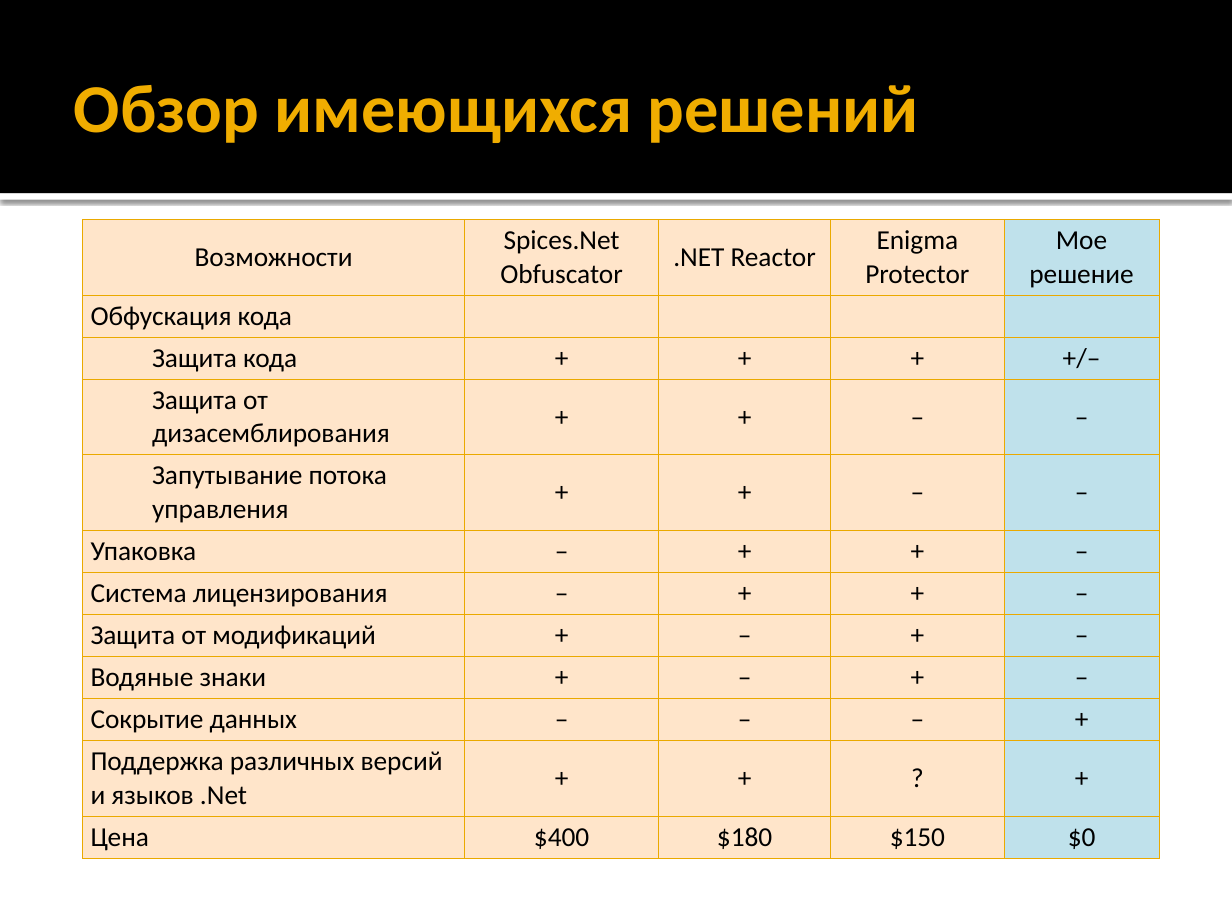
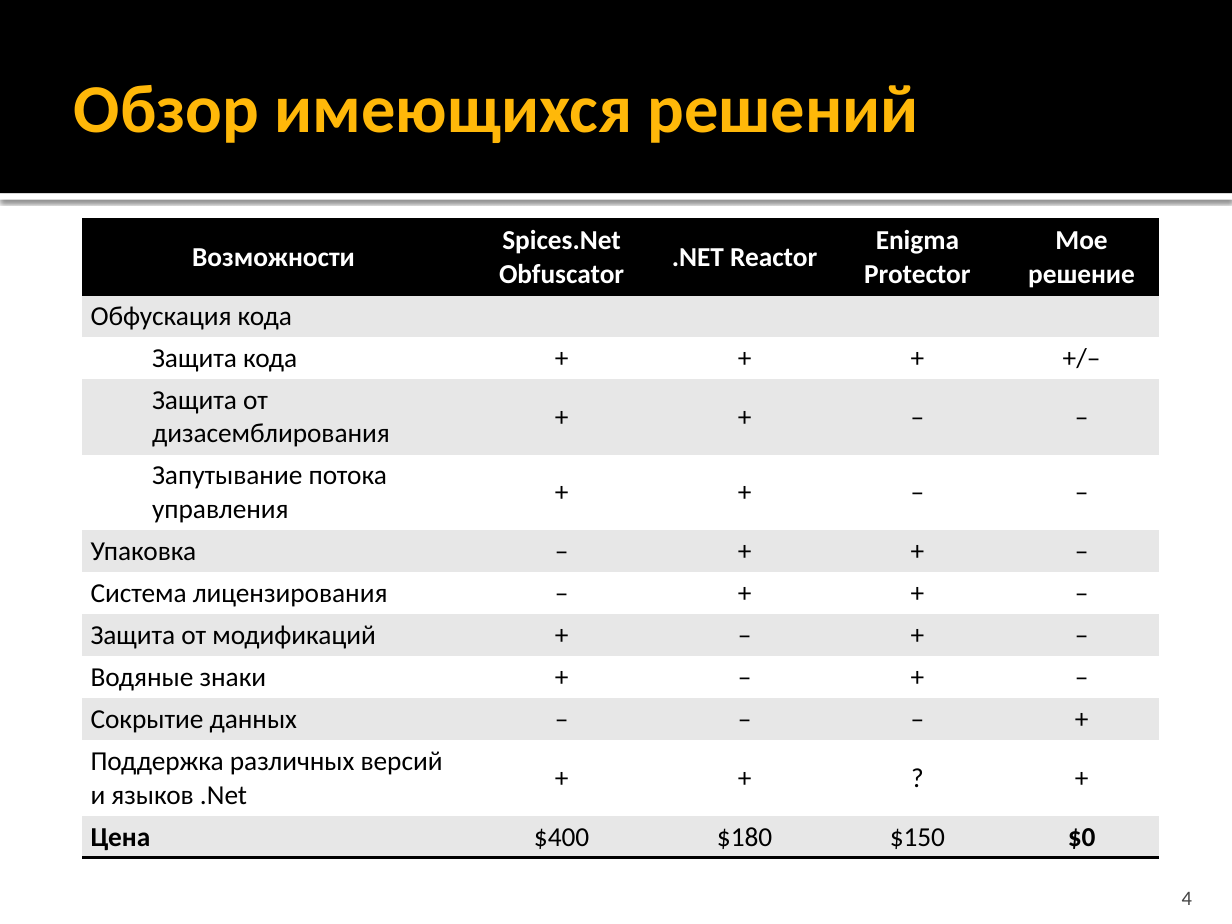
Before and after one commit to bestserg/MonoInjections, a slide deck: slide 4 of Presentation/Дипломный проект.pptx (slide 6 before the commit). Drawn at 1232x924 pixels with LibreOffice and Linux fonts; fonts in the diff are those of the drawing. Boxes give left, top, right and bottom in pixels: in the first picture for what was removed or moved away, otherwise in the second. Text is boxed around its words. In the diff, an @@ line names an element or a change of style, - is before the commit and + after.

```diff
--- a/Presentation/Дипломный проект.pptx
+++ b/Presentation/Дипломный проект.pptx
@@ title "Обзор имеющихся решений" at (74,85,919,143): text colour #F0AD00 to #FFB809 @@
@@ table at (83,219,1159,855) @@
@@ fill none to #000000 in 4 cells @@
@@ fill #BFE1EB to #000000 in row 1, column 5 @@
@@ fill none to #E7E7E7 in 21 cells @@
@@ fill #BFE1EB to #E7E7E7 in 6 cells @@
@@ fill none to #FFFFFF in 20 cells @@
@@ fill #BFE1EB to #FFFFFF in 5 cells @@
@@ text colour #000000 to #FFFFFF, bold on in "Возможности", "Spices.Net Obfuscator", ".NET Reactor", "Enigma Protector" and 1 more places @@
@@ borders changed @@
@@ page number added at (1182,892,1192,905), 12 pt, text #454545 @@
+4
```
Also in this commit, not shown: 10 other slides changed, 3 slides added, 4 slides removed, 5 other files.
